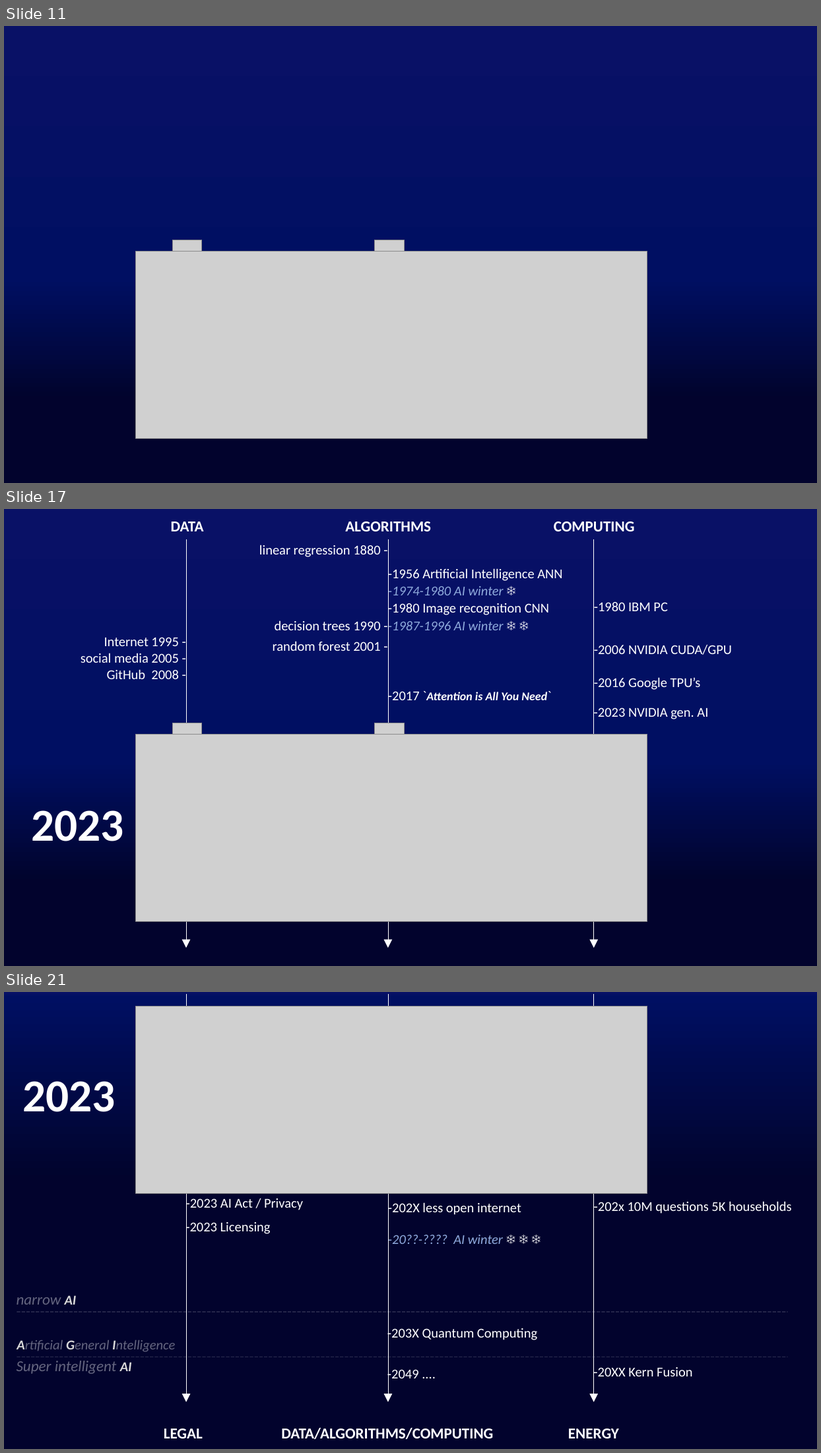
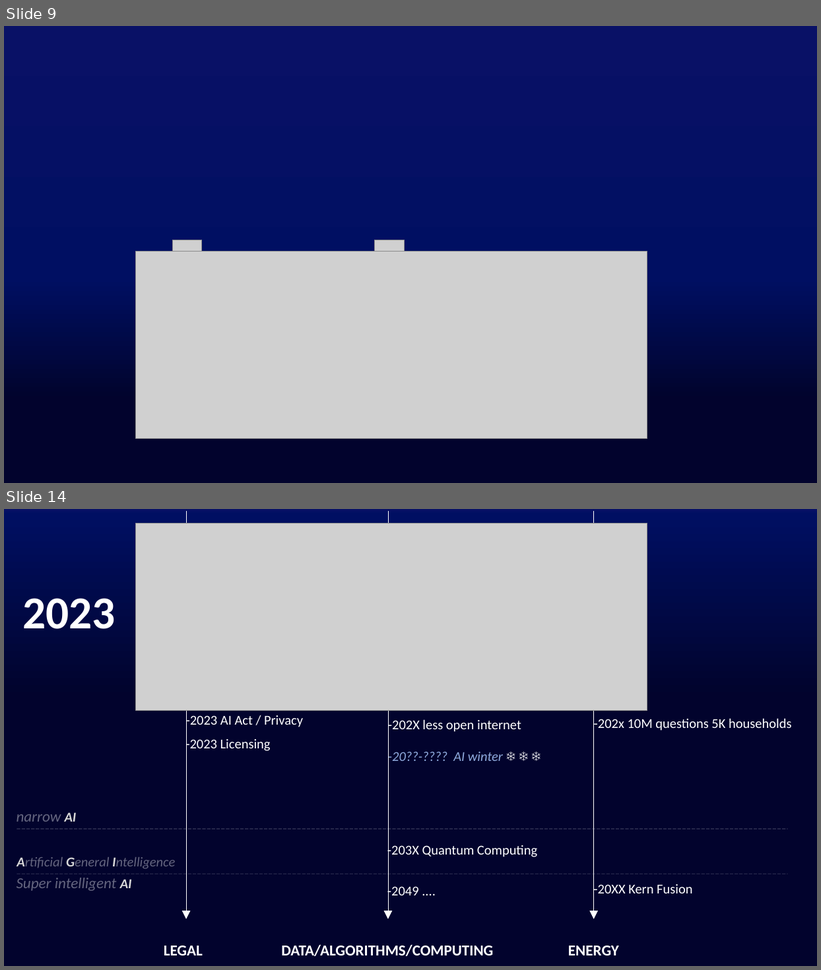
Before and after one commit to Fpadt/AI, a slide deck: pptx/pptx.pptm. Shown one above the other, each under a label of ours: slides 11, 17 and 21 before the commit, slides 9 and 14 after it; the slides between them are not shown. The pictures are 821x1453 and 821x970 pixels, drawn with LibreOffice and Linux fonts; fonts in the diff are those of the drawing; grey boxes stand for pictures. Boxes give left, top, right and bottom in pixels: in the first picture for what was removed or moved away, otherwise in the second. Text is boxed around its words. In the diff, an @@ line names an element or a change of style, - is before the commit and + after.

```diff
--- a/pptx/pptx.pptm
+++ b/pptx/pptx.pptm
@@ slide 17 removed at (4, 509, 817, 966), background gradient #02032D to #01042E to #000F62 to #091166 @@
@@ text removed at (171, 522, 204, 531) @@
-DATA
@@ text removed at (345, 522, 431, 531) @@
-ALGORITHMS
@@ text removed at (554, 522, 635, 531) @@
-COMPUTING
@@ arrow removed from (186, 539) to (186, 948) @@
@@ text removed at (259, 545, 380, 557) @@
-linear regression 1880 -
@@ arrow removed from (388, 539) to (388, 948) @@
@@ arrow removed from (594, 539) to (594, 948) @@
@@ text removed at (388, 567, 562, 582) @@
--1956 Artificial Intelligence ANN
@@ text removed at (388, 584, 504, 599) @@
--1974-1980 AI winter ❄
@@ text removed at (388, 601, 549, 617) @@
--1980 Image recognition CNN
@@ text removed at (594, 602, 668, 611) @@
--1980 IBM PC
@@ text removed at (275, 621, 381, 630) @@
-decision trees 1990 -
@@ text removed at (388, 619, 504, 634) @@
--1987-1996 AI winter ❄ ❄
@@ text removed at (81, 637, 179, 679) @@
-Internet 1995 -
-social media 2005 -
-GitHub 2008 -
@@ text removed at (273, 641, 380, 651) @@
-random forest 2001 -
@@ text removed at (594, 644, 732, 655) @@
--2006 NVIDIA CUDA/GPU
@@ text removed at (594, 677, 701, 690) @@
--2016 Google TPU’s
@@ text removed at (388, 689, 547, 704) @@
--2017 `Attention is All You Need`
@@ picture removed at (172, 723, 201, 734) @@
@@ picture removed at (375, 723, 404, 734) @@
@@ text removed at (594, 708, 708, 720) @@
--2023 NVIDIA gen. AI
@@ picture removed at (136, 734, 648, 922) @@
@@ text removed at (32, 811, 124, 842) @@
-2023
@@ what was slide 11 is now slide 9 @@
@@ what was slide 21 is now slide 14 @@
```
Also in this commit, not shown: 10 slides changed, 11 slides added, 7 other slides removed.
